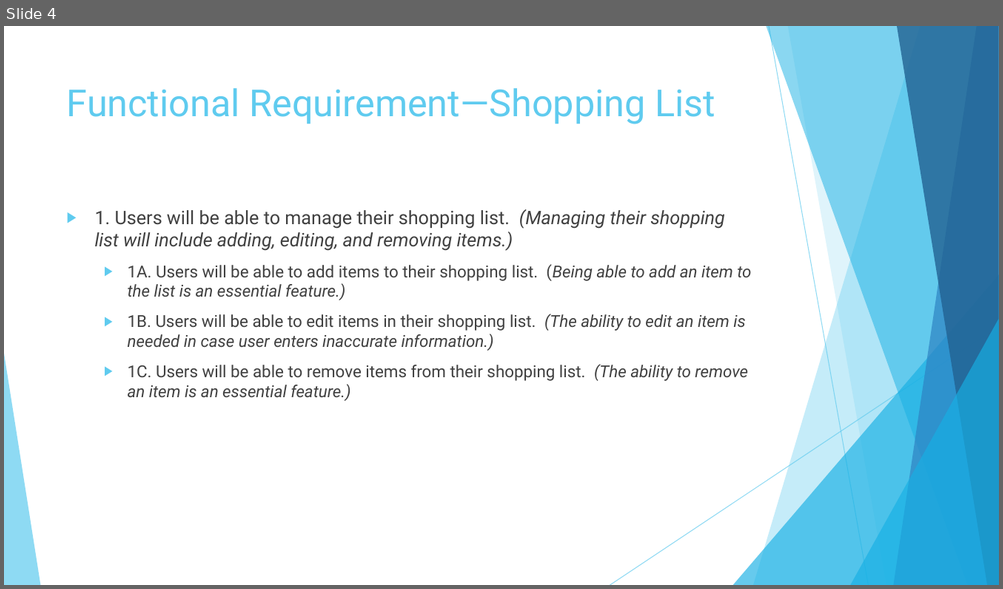
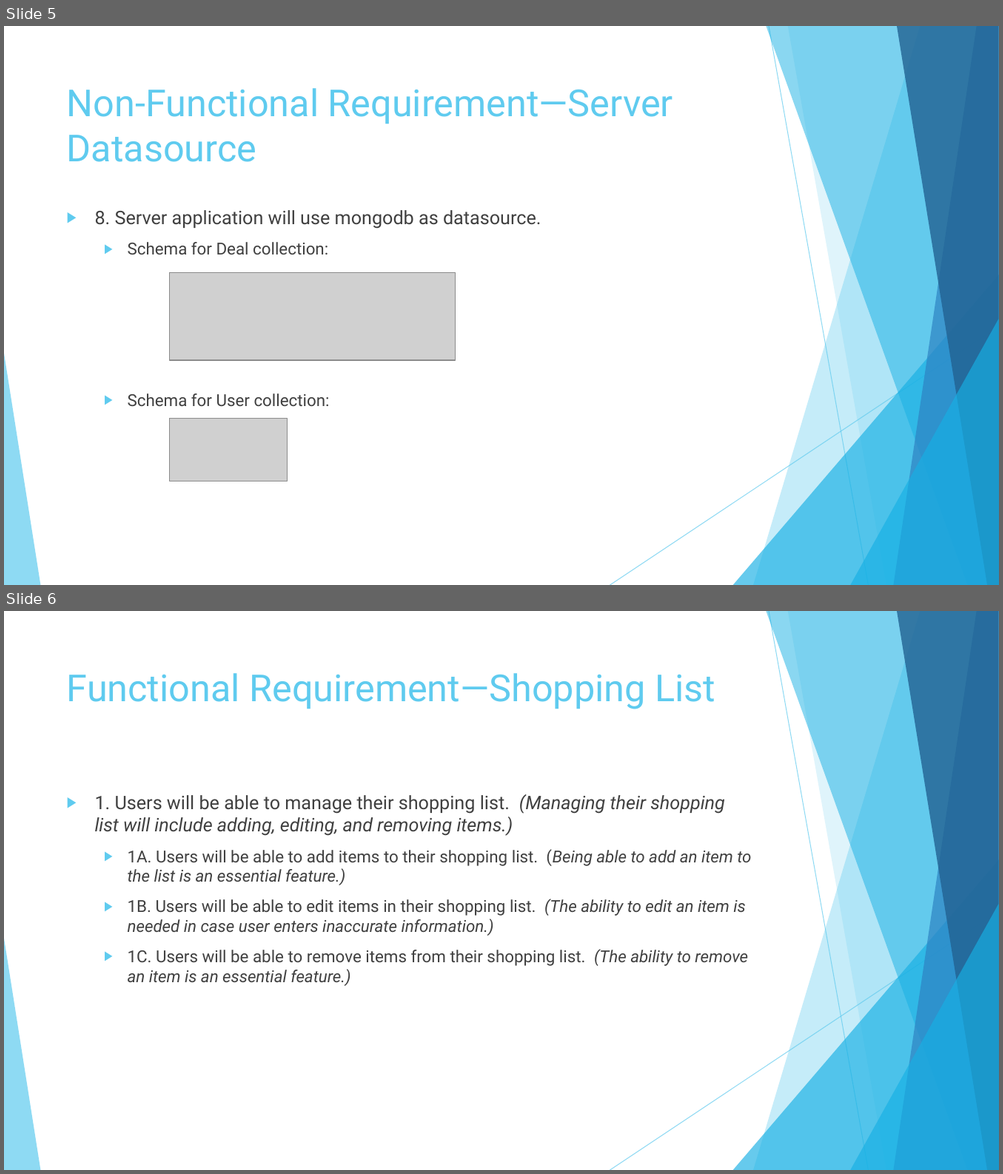
Before and after one commit to garciaac01/acs560_course_project, a slide deck: My EZ Shopper.pptx. Shown one above the other, each under a label of ours: slide 4 before the commit, slides 5 and 6 after it. The pictures are 1003x589 and 1003x1174 pixels, drawn with LibreOffice and Linux fonts; fonts in the diff are those of the drawing; grey boxes stand for pictures. Boxes give left, top, right and bottom in pixels: in the first picture for what was removed or moved away, otherwise in the second. Text is boxed around its words. In the diff, an @@ line names an element or a change of style, - is before the commit and + after.

```diff
--- a/My EZ Shopper.pptx
+++ b/My EZ Shopper.pptx
@@ slide 5 added at [4,26,999,585], background #FFFFFF; not listed: 10 template elements that a slide beside it also shows @@
@@ title added at [67,88,673,162], 36 pt, text #5FCBEF @@
+Non-Functional Requirement—Server Datasource
@@ text added at [95,210,541,406], 16 pt, text #404040 @@
+▶ 8. Server application will use mongodb as datasource.
+  ▶ Schema for Deal collection:
+  ▶ Schema for User collection:
@@ picture added at [170,273,455,361] @@
@@ picture added at [170,418,287,481] @@
@@ what was slide 4 is now slide 6 @@
```
Also in this commit, not shown: 11 slides changed, 6 other slides added, 2 slides removed.
